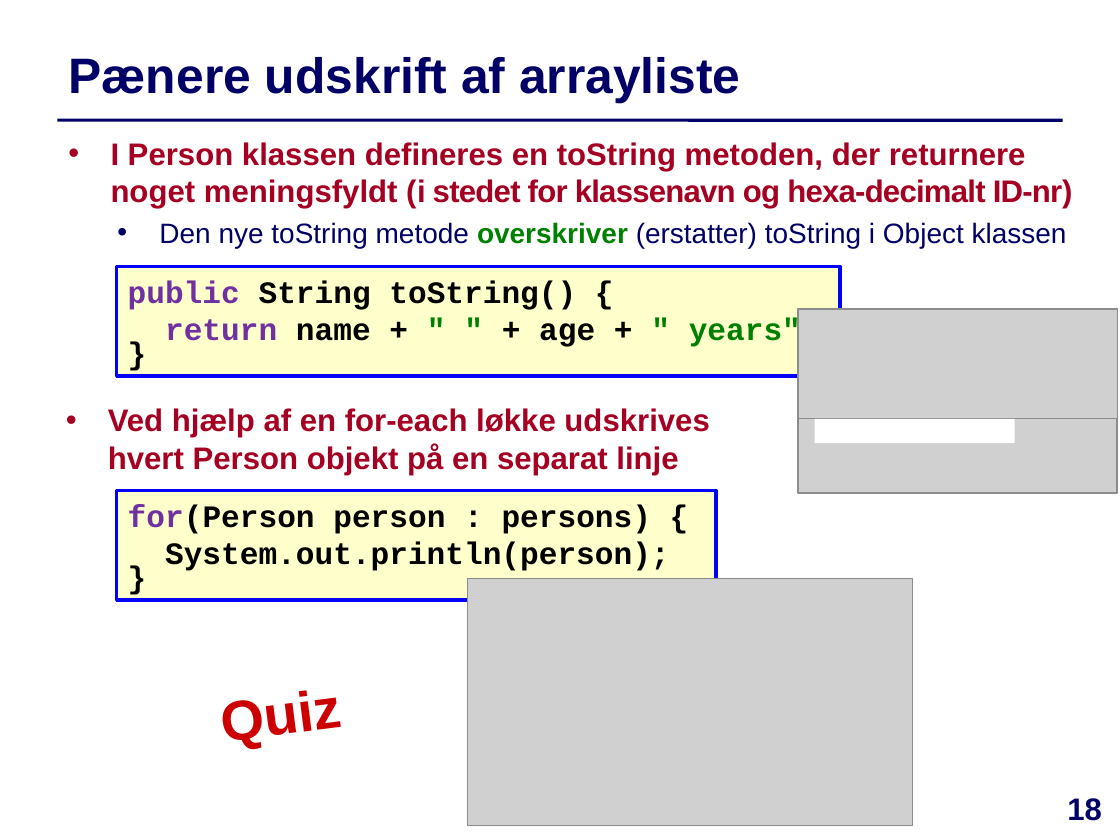
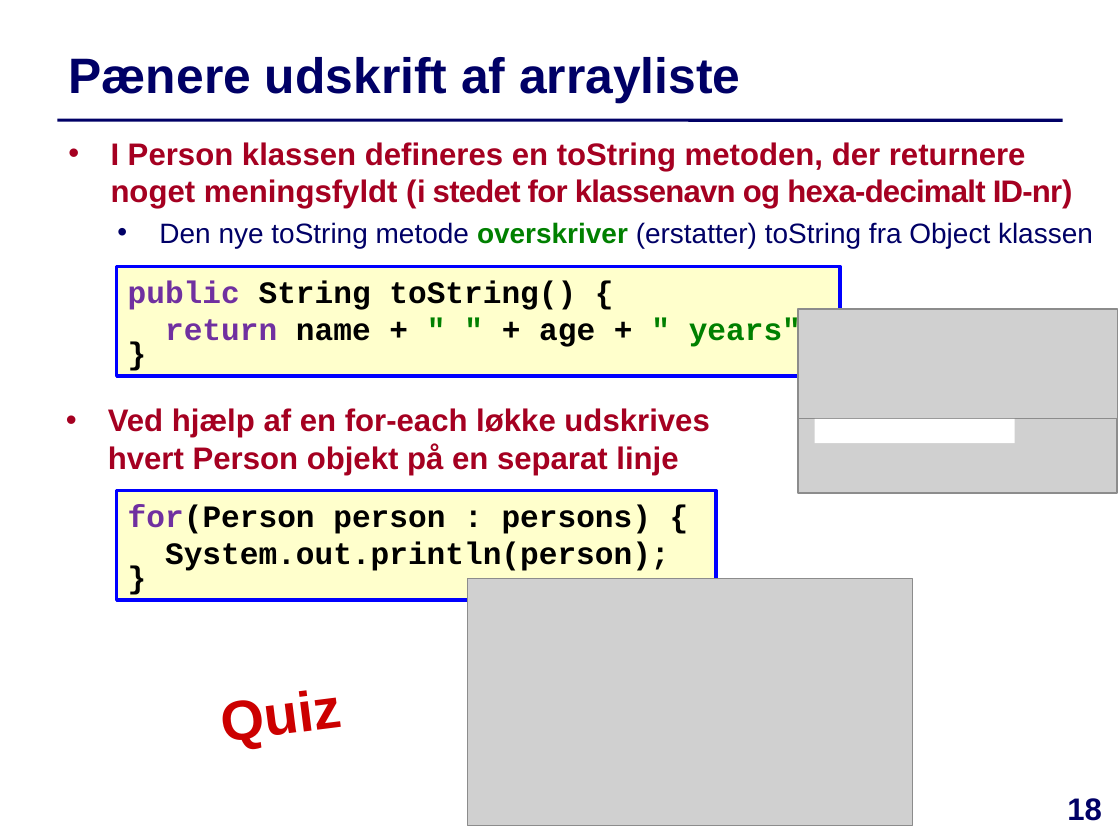
Before and after one commit to IntProgAU/Materiale, a slide deck: slide 18 of web/e21/uge_3a/Slides-Uge3-Mandag.pptx. Drawn at 1120x840 pixels with LibreOffice and Linux fonts; fonts in the diff are those of the drawing; grey boxes stand for pictures. Boxes give left, top, right and bottom in pixels: in the first picture for what was removed or moved away, otherwise in the second. Text is boxed around its words. In the diff, an @@ line names an element or a change of style, - is before the commit and + after.

```diff
--- a/web/e21/uge_3a/Slides-Uge3-Mandag.pptx
+++ b/web/e21/uge_3a/Slides-Uge3-Mandag.pptx
@@ text at [159,222,1093,248]: text changed @@
-    • Den nye toString metode overskriver (erstatter) toString i Object klassen
+    • Den nye toString metode overskriver (erstatter) toString fra Object klassen
```
Also in this commit, not shown: 5 other slides changed, 3 other files.
